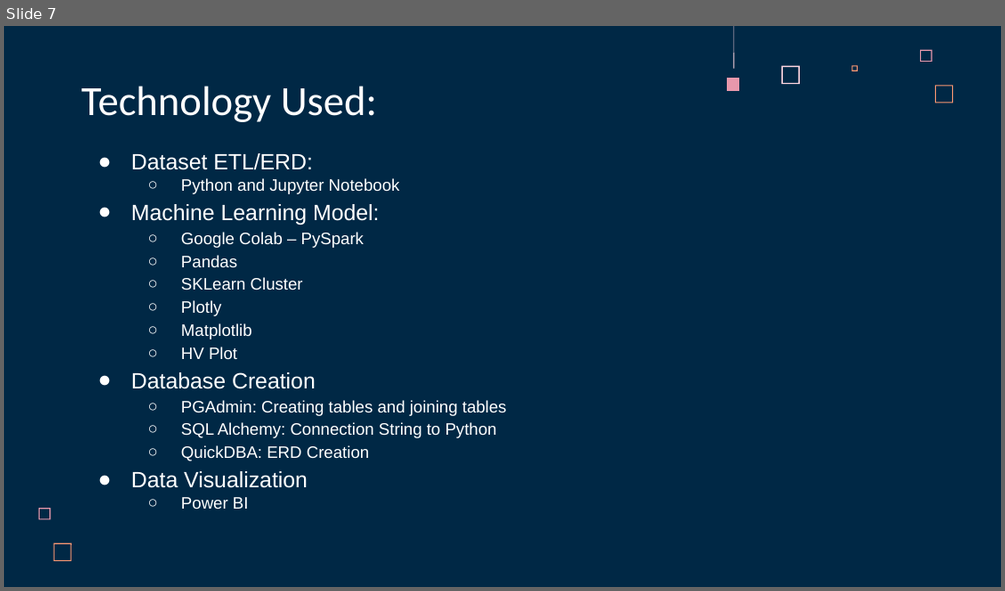
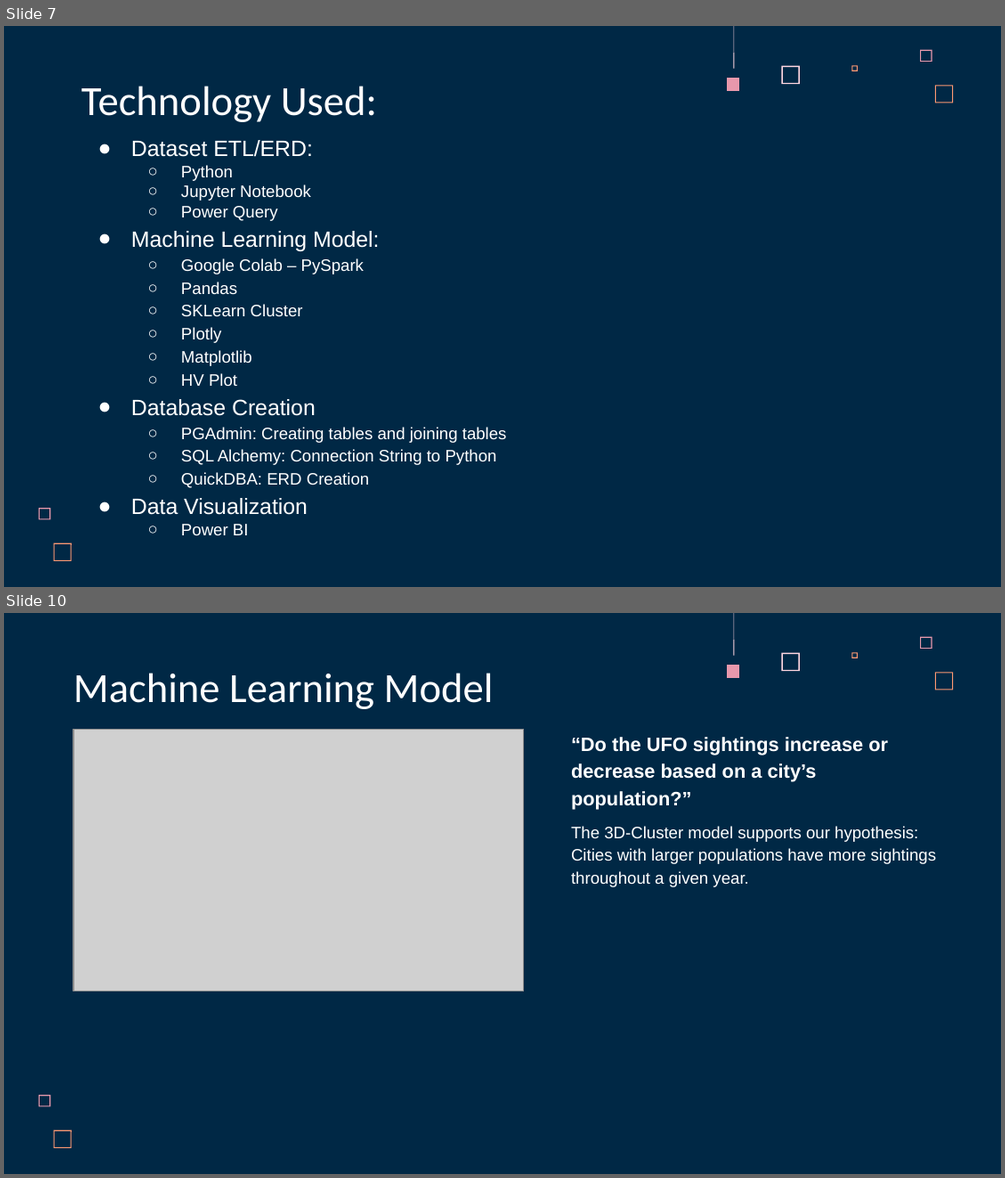
Before and after one commit to acegal1/Group1_Final_Project, a slide deck: _Group 1 Final Project Presentation - UFO Sightings in Arizona.pptx. Shown one above the other, each under a label of ours: slide 7 before the commit, slides 7 and 10 after it; the slides between them are not shown. The pictures are 1005x591 and 1005x1178 pixels, drawn with LibreOffice and Linux fonts; fonts in the diff are those of the drawing; grey boxes stand for pictures. Boxes give left, top, right and bottom in pixels: in the first picture for what was removed or moved away, otherwise in the second. Text is boxed around its words. In the diff, an @@ line names an element or a change of style, - is before the commit and + after.

```diff
--- a/_Group 1 Final Project Presentation - UFO Sightings in Arizona.pptx
+++ b/_Group 1 Final Project Presentation - UFO Sightings in Arizona.pptx
@@ slide 10 added at (4, 613, 1001, 1174), background #002845; not listed: 8 template elements that a slide beside it also shows @@
@@ title added at (73, 673, 494, 709), 30 pt, text #FFFFFF @@
+Machine Learning Model
@@ picture added at (73, 730, 525, 992) @@
@@ text added at (571, 737, 937, 887), 12 pt, text #FFFFFF @@
+“Do the UFO sightings increase or decrease based on a city’s population?”
+The 3D-Cluster model supports our hypothesis:
+Cities with larger populations have more sightings throughout a given year.
@@ slide 7 changed as well @@
@@ text "Dataset ETL/ERD:": place and size @@
-text "Dataset ETL/ERD:" at (131, 153, 507, 509)
+text "Dataset ETL/ERD:" at (131, 140, 507, 536)
@@ text at (181, 165, 311, 221): text changed @@
-  ○ Python and Jupyter Notebook
+  ○ Python
+  ○ Jupyter Notebook
+  ○ Power Query
```
Also in this commit, not shown: 7 other slides changed, 6 other slides added, 5 slides removed.
